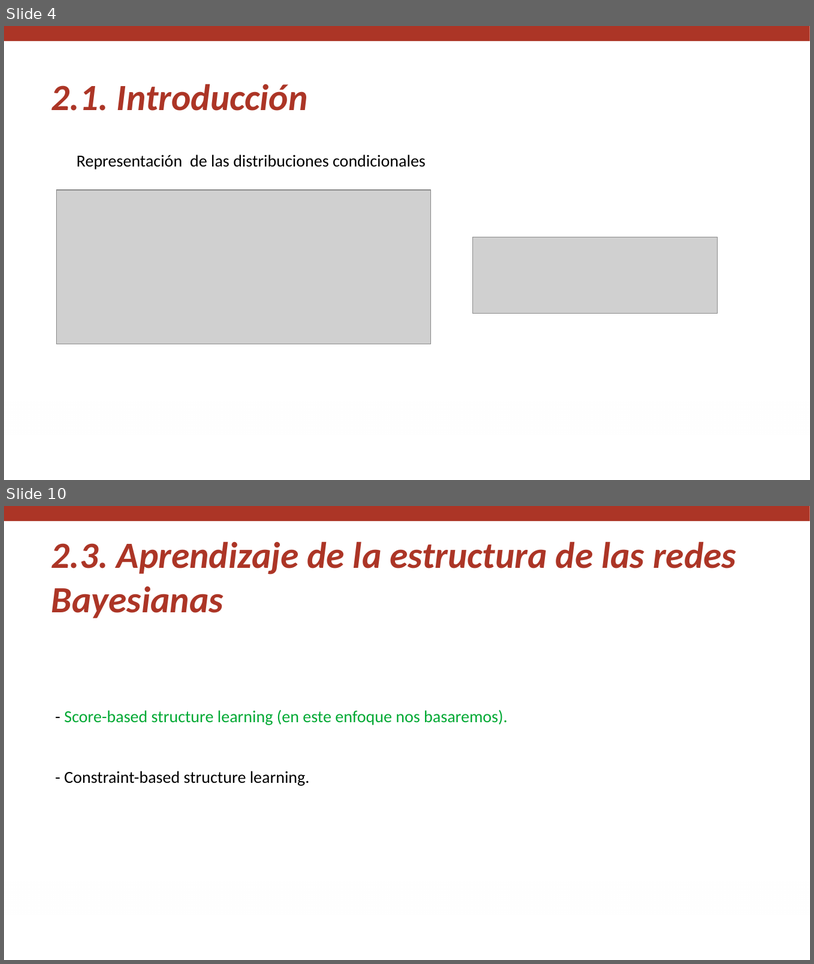
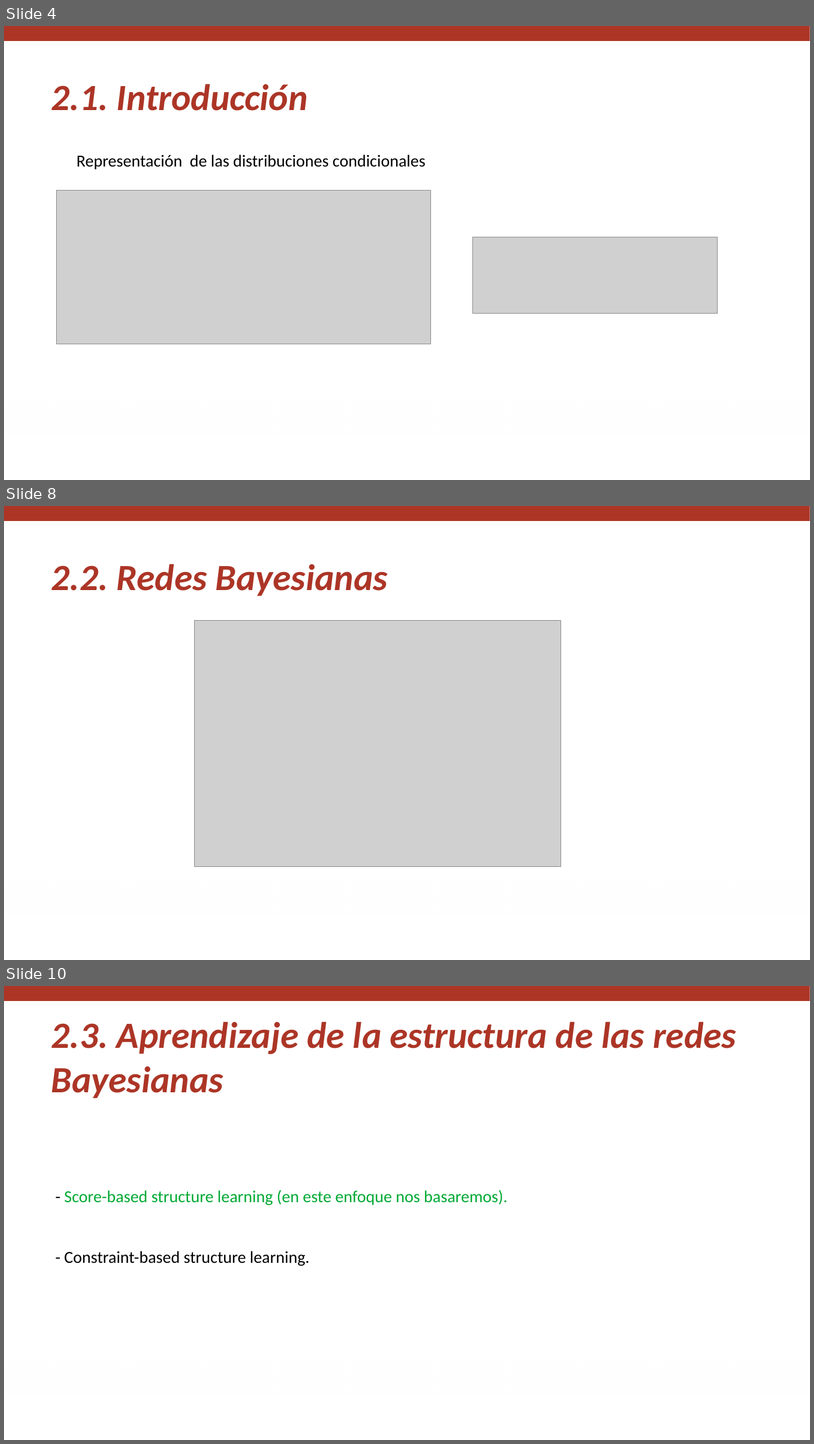
Before and after one commit to igomezv/RazonamientoProbabilistico, a slide deck: slides/M4_L2_bjp_2.pptx. Shown one above the other, each under a label of ours: slides 4 and 10 before the commit, slides 4, 8 and 10 after it; the slides between them are not shown. The pictures are 814x964 and 814x1444 pixels, drawn with LibreOffice and Linux fonts; fonts in the diff are those of the drawing; grey boxes stand for pictures; background and template pictures are left out. Boxes give left, top, right and bottom in pixels: in the first picture for what was removed or moved away, otherwise in the second. Text is boxed around its words. In the diff, an @@ line names an element or a change of style, - is before the commit and + after.

```diff
--- a/slides/M4_L2_bjp_2.pptx
+++ b/slides/M4_L2_bjp_2.pptx
@@ slide 8 added at [4,506,810,960], background #FFFFFF; not listed: 2 template elements that a slide beside it also shows @@
@@ text added at [51,564,388,596], 44 pt, text #AC3526, bold, italic @@
+2.2. Redes Bayesianas
@@ picture added at [195,621,561,867] @@
```
Also in this commit, not shown: 6 slides changed, 1 slide removed.
